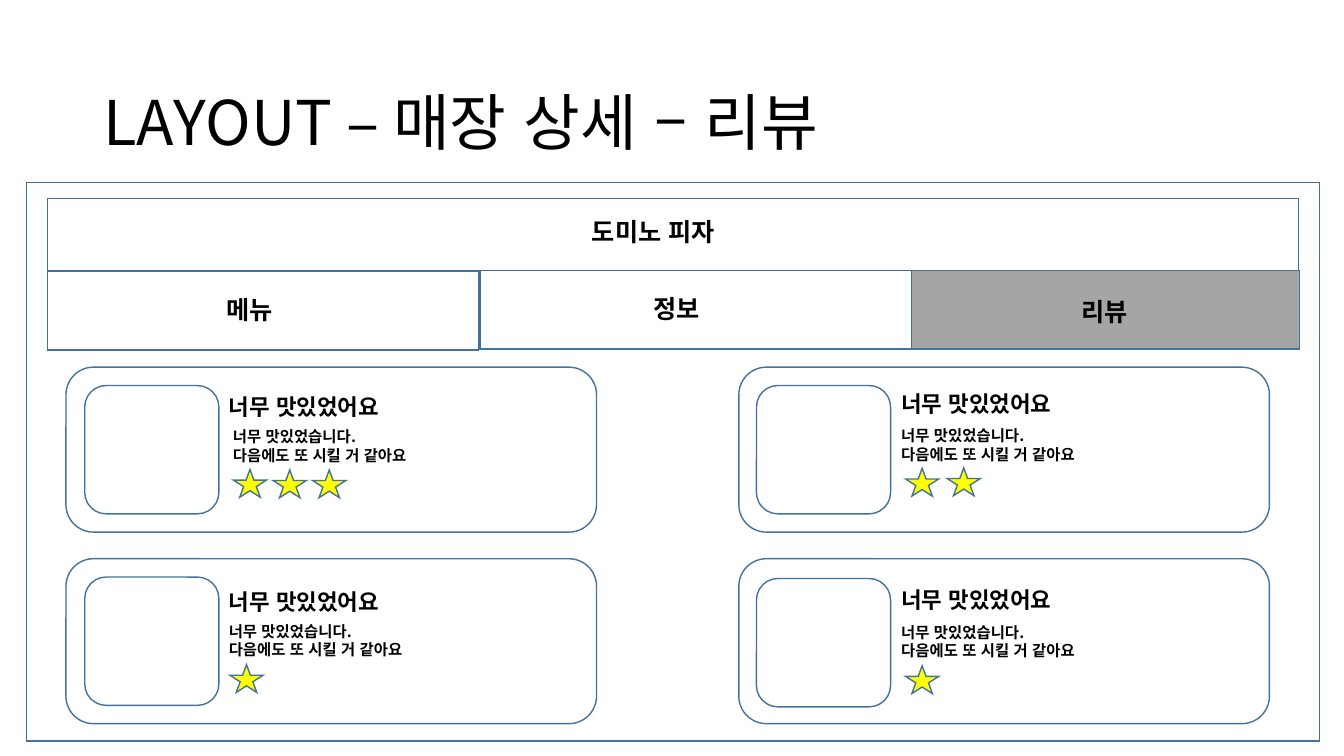
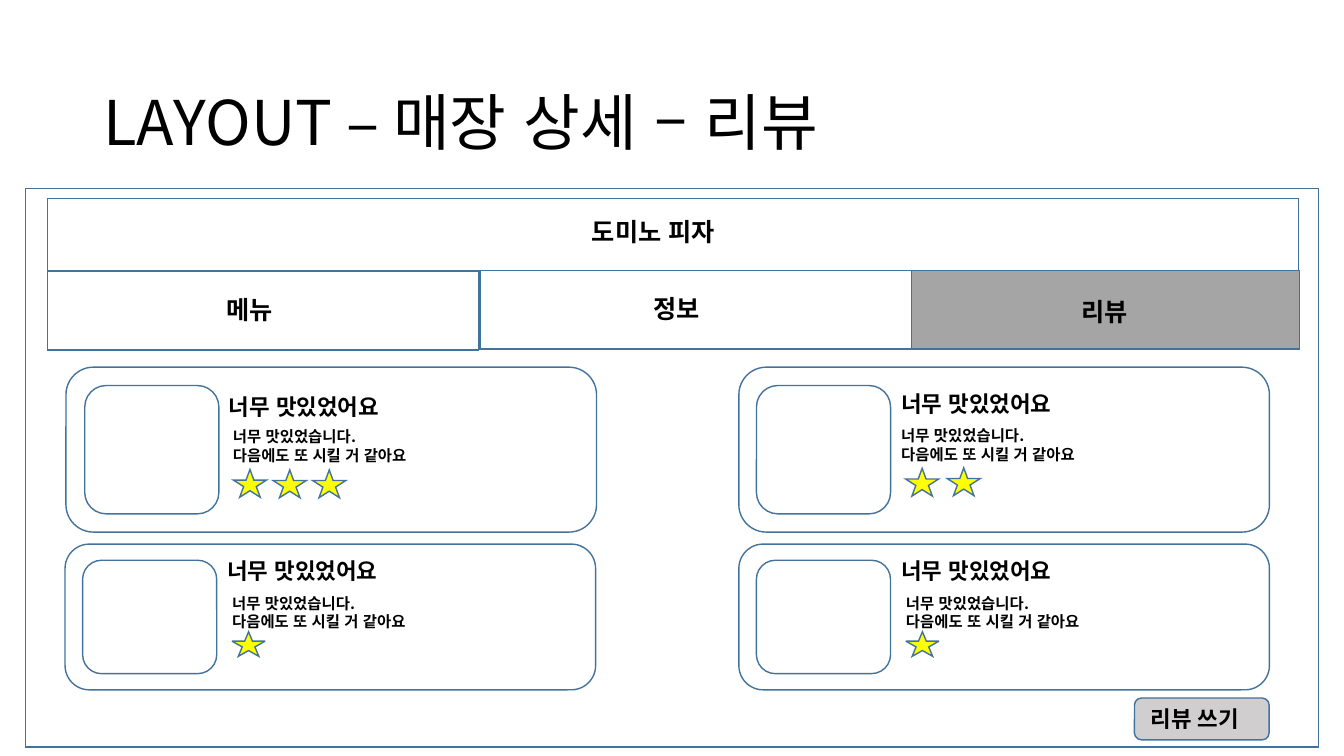
Before and after one commit to Camelllia/BaeminApplication, a slide deck: slide 16 of 202131205_김승진_실무게임프로그래밍_기획서.pptx (slide 15 before the commit). Drawn at 1344x756 pixels with LibreOffice and Linux fonts; fonts in the diff are those of the drawing. Boxes give left, top, right and bottom in pixels: in the first picture for what was removed or moved away, otherwise in the second. Text is boxed around its words. In the diff, an @@ line names an element or a change of style, - is before the commit and + after.

```diff
--- a/202131205_김승진_실무게임프로그래밍_기획서.pptx
+++ b/202131205_김승진_실무게임프로그래밍_기획서.pptx
@@ rectangle: place and size @@
-rectangle at box(26, 182, 1320, 741)
+rectangle at box(25, 189, 1319, 747)
@@ rounded rectangle: place and size @@
-rounded rectangle at box(66, 559, 596, 724)
+rounded rectangle at box(66, 544, 596, 691)
@@ rounded rectangle: place and size @@
-rounded rectangle at box(85, 577, 219, 705)
+rounded rectangle at box(83, 561, 217, 674)
@@ text "너무 맛있었어요": place and size @@
-text "너무 맛있었어요" at box(229, 591, 379, 612)
+text "너무 맛있었어요" at box(227, 560, 378, 581)
@@ rounded rectangle: place and size @@
-rounded rectangle at box(739, 559, 1269, 724)
+rounded rectangle at box(739, 544, 1269, 691)
@@ rounded rectangle: place and size @@
-rounded rectangle at box(756, 579, 890, 707)
+rounded rectangle at box(756, 561, 890, 674)
@@ text "너무 맛있었어요": place and size @@
-text "너무 맛있었어요" at box(901, 589, 1052, 610)
+text "너무 맛있었어요" at box(901, 560, 1052, 581)
@@ text "너무 맛있었습니다.": place and size @@
-text "너무 맛있었습니다." at box(229, 624, 403, 657)
+text "너무 맛있었습니다." at box(232, 596, 406, 632)
@@ text "너무 맛있었습니다.": place and size @@
-text "너무 맛있었습니다." at box(901, 625, 1075, 658)
+text "너무 맛있었습니다." at box(906, 596, 1080, 632)
@@ star: place and size @@
-star at box(230, 664, 263, 693)
+star at box(232, 632, 265, 656)
@@ star: place and size @@
-star at box(905, 666, 939, 695)
+star at box(906, 632, 940, 656)
@@ rounded rectangle added at box(1134, 699, 1269, 741), fill #D0CECE, outline #43739E 1 pt @@
@@ text added at box(1151, 708, 1239, 729), 16 pt, text #000000, bold @@
+리뷰 쓰기
```
Also in this commit, not shown: 8 other slides changed, 5 slides added, 3 slides removed, 12 other files.
